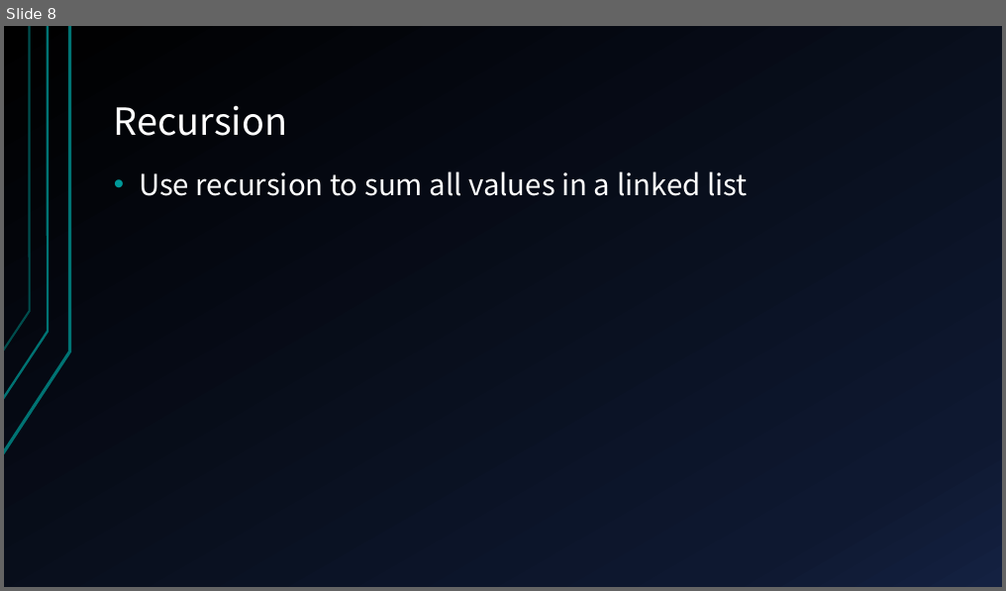
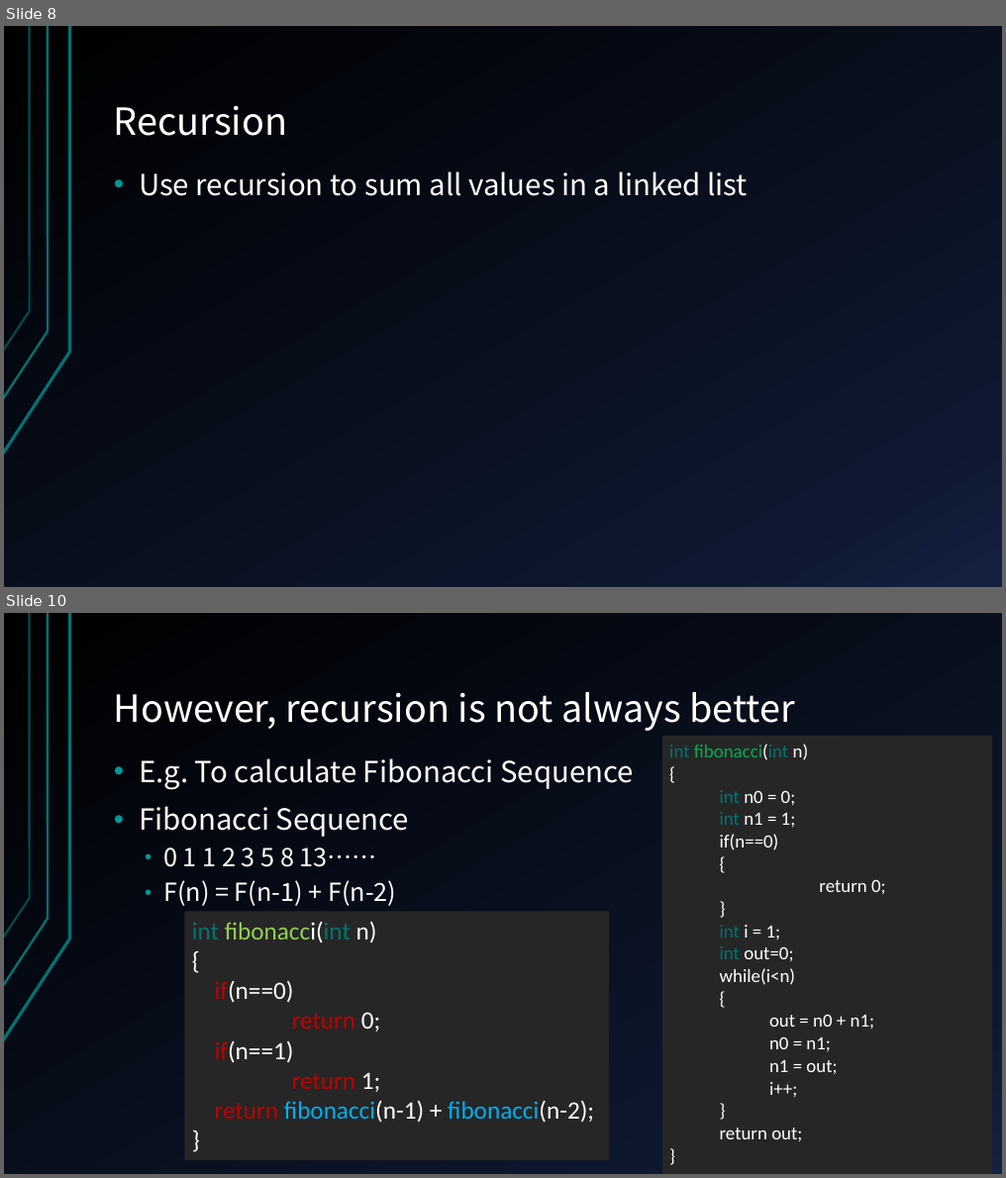
Before and after one commit to Aaron-Cai/C-basis, a slide deck: slide/C Programming Language 2015-1-23.pptx. Shown one above the other, each under a label of ours: slide 8 before the commit, slides 8 and 10 after it; the slides between them are not shown. The pictures are 1006x591 and 1006x1178 pixels, drawn with LibreOffice and Linux fonts; fonts in the diff are those of the drawing. Boxes give left, top, right and bottom in pixels: in the first picture for what was removed or moved away, otherwise in the second. Text is boxed around its words. In the diff, an @@ line names an element or a change of style, - is before the commit and + after.

```diff
--- a/slide/C Programming Language 2015-1-23.pptx
+++ b/slide/C Programming Language 2015-1-23.pptx
@@ slide 10 added at (x1=4, y1=613, x2=1002, y2=1174), background gradient #000000 to #0F1931 to #142242; not listed: 3 template elements that a slide beside it also shows @@
@@ title added at (x1=114, y1=692, x2=795, y2=731), 36 pt, text #FFFFFF @@
+However, recursion is not always better
@@ text added at (x1=139, y1=759, x2=634, y2=906), 28 pt, text #FFFFFF @@
+• E.g. To calculate Fibonacci Sequence
+• Fibonacci Sequence
+  • 0 1 1 2 3 5 8 13……
+  • F(n) = F(n-1) + F(n-2)
@@ rectangle added at (x1=662, y1=736, x2=992, y2=1174), fill #262626, 18 pt, text #FFFFFF @@
+int fibonacci(int n)
+{
+  int n0 = 0;
+  int n1 = 1;
+  if(n==0)
+  {
+  return 0;
+  }
+  int i = 1;
+  int out=0;
+  while(i<n)
+  {
+    out = n0 + n1;
+    n0 = n1;
+    n1 = out;
+    i++;
+  }
+  return out;
+}
@@ rectangle added at (x1=184, y1=912, x2=609, y2=1161), fill #262626, 24 pt, text #FFFFFF @@
+int fibonacci(int n)
+{
+if(n==0)
+return 0;
+if(n==1)
+return 1;
+return fibonacci(n-1) + fibonacci(n-2);
+}
```
Also in this commit, not shown: 3 slides changed, 1 other slide added, 1 slide removed, 1 other file.
